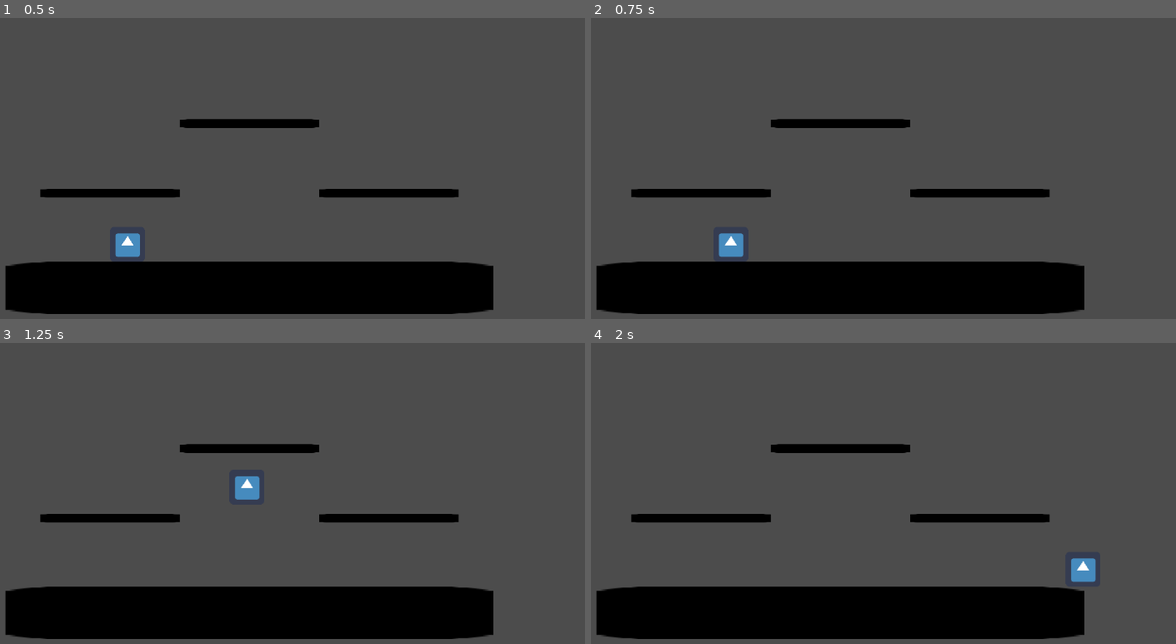
Above: before the commit, frames 1-4 (two rows, left to right).
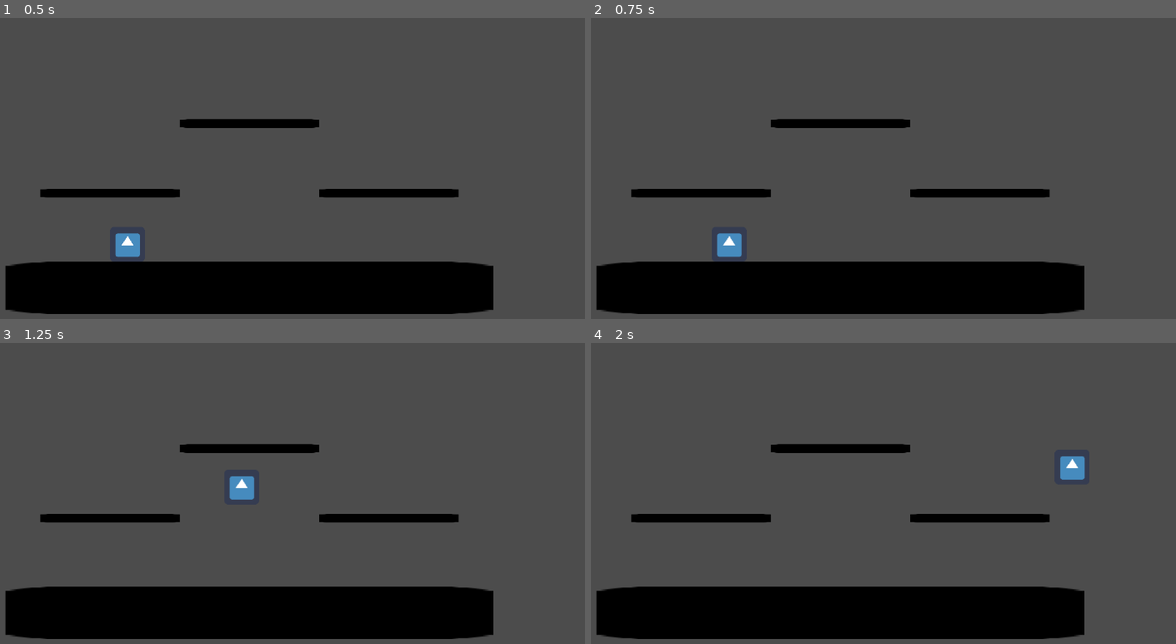
Above: after the commit, the same moments.

Repository: L4igi/PlatformFighterGodot
Game: Godot game, scene res://Stages/Stage1.tscn
Two runs of this game, one before a commit and one after it. Both use one fixed random seed, a clock stepped at 60 frames per second and the inputs below. The engine's default icon, where the game draws it, is replaced by a stand-in: a white triangle on a blue panel in a dark square.
Inputs:
- Up to frame 1 (0.5 s): no input
- Up to frame 2 (0.75 s): tap Enter at 0.5 s; hold D (right) from 0.53 s (still down); tap L (Attack) at 0.6 s
- Up to frame 3 (1.25 s): keep holding D (right); tap Space (jump) at 0.77, 0.8, 1.07 s
- Up to frame 4 (2 s): keep holding D (right); tap Space (jump) at 1.35, 1.52, 1.82 s; tap L (Attack) at 1.55 s

Frame 1 is identical in both runs. In frame 2, less than 0.1% of the frame differs, in the area x 21-27%, y 71-80%; in frame 3, 0.2%; in frame 4, 0.7%, in the area x 80-87%, y 37-80%.

Commit message:
Added jump count and other small optimizations

Diff:
--- a/Characters/Character.gd
+++ b/Characters/Character.gd
@@ -4,15 +4,23 @@
 const WALK_MAX_SPEED = 600
 const STOP_FORCE = 600
 const JUMP_SPEED = 800
-
+#jump
 var jumpCount = 0
-var snapEdge = false
+var availabelJumps = 2
+var shortHop = true
+#platform
 var collidePlatforms = true
 var dropDownCount = 0
+#edge
+var snapEdge = false
 var snapEdgePosition = Vector2()
 var disableInput = false
-var shortHop = true
-var availabelJumps = 2
+#attack
+var jabCount = 0
+var jabCombo = 3
+#movement
+enum moveDirection {LEFT, RIGHT}
+var currentMoveDirection = moveDirection.RIGHT
 
 var directionChange = false
 
@@ -21,21 +29,32 @@
 onready var gravity = 2000
 onready var baseGravity = gravity
 
-enum CharacterState{GROUND, AIR, EDGE, ATTACK, ROLL, STUN}
+enum CharacterState{GROUND, AIR, EDGE, ATTACK, SPECIAL, ROLL, STUN}
 
 var currentState = CharacterState.GROUND
 
 func _physics_process(delta):
-	print(currentState)
 	if !disableInput:
+		check_input(delta)
 		if currentState == CharacterState.EDGE:
 			edge_handler(delta)
 		elif currentState == CharacterState.AIR:
 			air_handler(delta)
-		else:
-			basic_movement(delta)
-
-func basic_movement(delta):
+		elif currentState == CharacterState.ATTACK:
+			attack_handler(delta)
+		elif currentState == CharacterState.GROUND:
+			ground_handler(delta)
+
+func check_input(delta):
+	if Input.is_action_just_pressed("Attack"):
+		currentState = CharacterState.ATTACK
+
+func attack_handler(delta):
+	print(abs(velocity.x))
+	if abs(velocity.x) < 150:
+		pass
+	currentState = CharacterState.GROUND
+func ground_handler(delta):
 	#reset gravity if player is grounded
 	if gravity!=baseGravity:
 		gravity=baseGravity
@@ -46,12 +65,21 @@
 		# The velocity, slowed down a bit, and then reassigned.
 		velocity.x = move_toward(velocity.x, 0, STOP_FORCE * delta)
 	else:
-		if velocity.x >= 0 && walk < 0 || velocity.x <= 0 && walk > 0:
+		if (velocity.x >= 0 and walk < 0 or velocity.x <= 0 and walk > 0) and directionChange == false:
+			if walk < 0:
+				currentMoveDirection = moveDirection.LEFT
+			elif walk > 0:
+				currentMoveDirection = moveDirection.RIGHT
+			print(currentMoveDirection)
 			directionChange = true
-			velocity.x += walk*3 * delta
-		else:
+
+		elif (velocity.x >= 0 and walk > 0 or velocity.x <= 0 and walk < 0) and directionChange:
 			directionChange = false
-			velocity.x += walk * delta
+
+	if directionChange:
+		velocity.x += walk*3 * delta
+	else:
+		velocity.x += walk * delta
 	# Clamp to the maximum horizontal movement speed.
 	velocity.x = clamp(velocity.x, -WALK_MAX_SPEED, WALK_MAX_SPEED)
 
@@ -85,6 +113,18 @@
 	if velocity.y != 0:
 		jumpCount = 1
 		currentState = CharacterState.AIR
+
+#creates timer after dropping through platform to enable/diable collision
+func create_drop_platform_timer(waittime,inputTimeout):
+	var timer = Timer.new()
+	timer.set_one_shot(true)
+	timer.set_wait_time(waittime)
+	timer.autostart = true
+	if inputTimeout:
+		timer.connect("timeout", self, "_on_drop_input_timeout")
+	else:
+		timer.connect("timeout", self, "_on_drop_platform_timeout")
+	add_child(timer)
 
 #is called when player is in the air
 func air_handler(delta):
@@ -145,17 +185,6 @@
 	timer.autostart = true
 	timer.connect("timeout", self, "_on_short_hop_timeout")
 	add_child(timer)
-#creates timer after dropping through platform to enable/diable collision
-func create_drop_platform_timer(waittime,inputTimeout):
-	var timer = Timer.new()
-	timer.set_one_shot(true)
-	timer.set_wait_time(waittime)
-	timer.autostart = true
-	if inputTimeout:
-		timer.connect("timeout", self, "_on_drop_input_timeout")
-	else:
-		timer.connect("timeout", self, "_on_drop_platform_timeout")
-	add_child(timer)
 
 func snap_edge(edgePosition):
 	if !is_on_floor():
--- a/Characters/Character.tscn
+++ b/Characters/Character.tscn
@@ -1,7 +1,10 @@
-[gd_scene load_steps=4 format=2]
+[gd_scene load_steps=5 format=2]
 
 [ext_resource path="res://Characters/Character.gd" type="Script" id=1]
 [ext_resource path="res://icon.png" type="Texture" id=2]
+
+[sub_resource type="RectangleShape2D" id=2]
+extents = Vector2( 16, 10 )
 
 [sub_resource type="RectangleShape2D" id=1]
 extents = Vector2( 31.8176, 31.9846 )
@@ -15,7 +18,15 @@
 [node name="Sprite" type="Sprite" parent="."]
 texture = ExtResource( 2 )
 
+[node name="Jab1" type="Area2D" parent="Sprite"]
+
+[node name="CollisionShape2D" type="CollisionShape2D" parent="Sprite/Jab1"]
+position = Vector2( 48, 0 )
+shape = SubResource( 2 )
+
 [node name="CollisionShape2D" type="CollisionShape2D" parent="."]
 shape = SubResource( 1 )
 
 [node name="Tween" type="Tween" parent="."]
+
+[node name="AnimationPlayer" type="AnimationPlayer" parent="."]
Binary file added: Characters/mario_spritesheet.png
